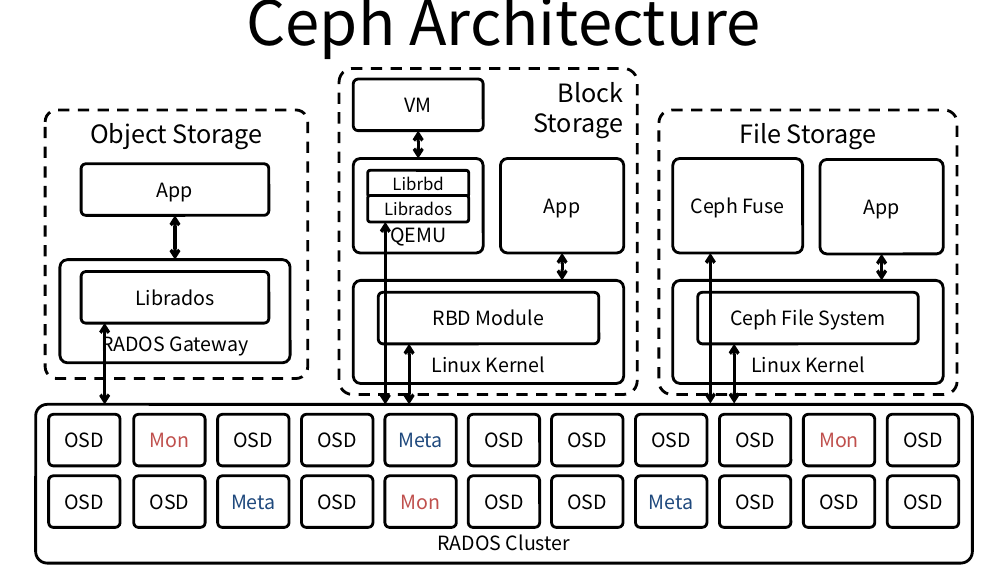
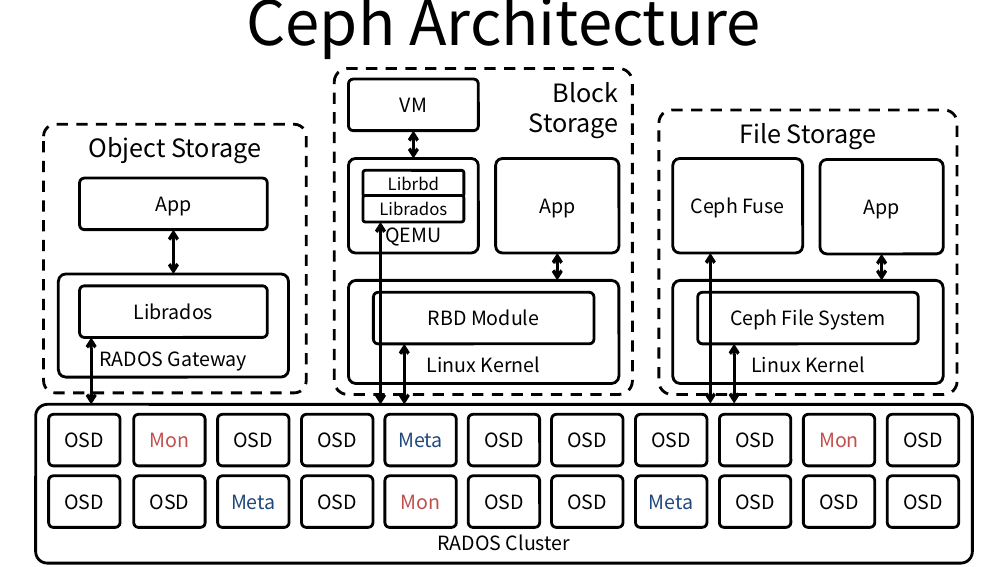
Before and after one commit to ssup2/blog-old, a slide deck: slide 1 of images/theory_analysis/Ceph/Ceph.pptx. Drawn at 1008x567 pixels with LibreOffice and Linux fonts; fonts in the diff are those of the drawing. Boxes give left, top, right and bottom in pixels: in the first picture for what was removed or moved away, otherwise in the second. Text is boxed around its words. In the diff, an @@ line names an element or a change of style, - is before the commit and + after.

Commit message:
Update Ceph

```diff
--- a/images/theory_analysis/Ceph/Ceph.pptx
+++ b/images/theory_analysis/Ceph/Ceph.pptx
@@ 4 rounded rectangles, 1 double arrow: place and size @@
-4 rounded rectangles, 1 double arrow at [45,110,308,379]
+4 rounded rectangles, 1 double arrow at [43,124,306,393]
@@ 8 rounded rectangles, 4 double arrows: place and size @@
-8 rounded rectangles, 4 double arrows at [339,69,637,404]
+8 rounded rectangles, 4 double arrows at [335,69,633,404]
@@ double arrow moved from (105, 324) - (105, 404) to (92, 338) - (92, 404) @@
```
Also in this commit, not shown: 1 other file.
